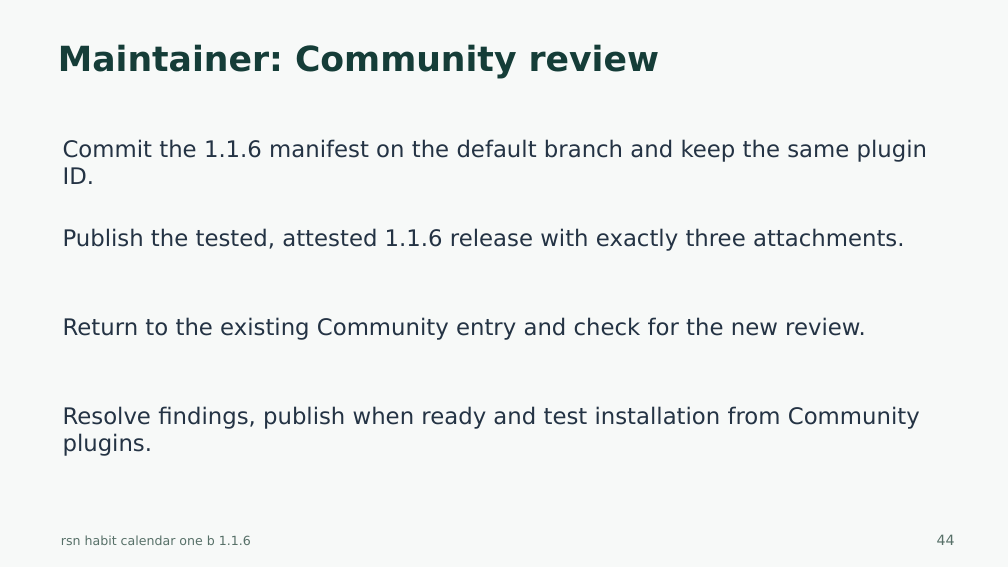
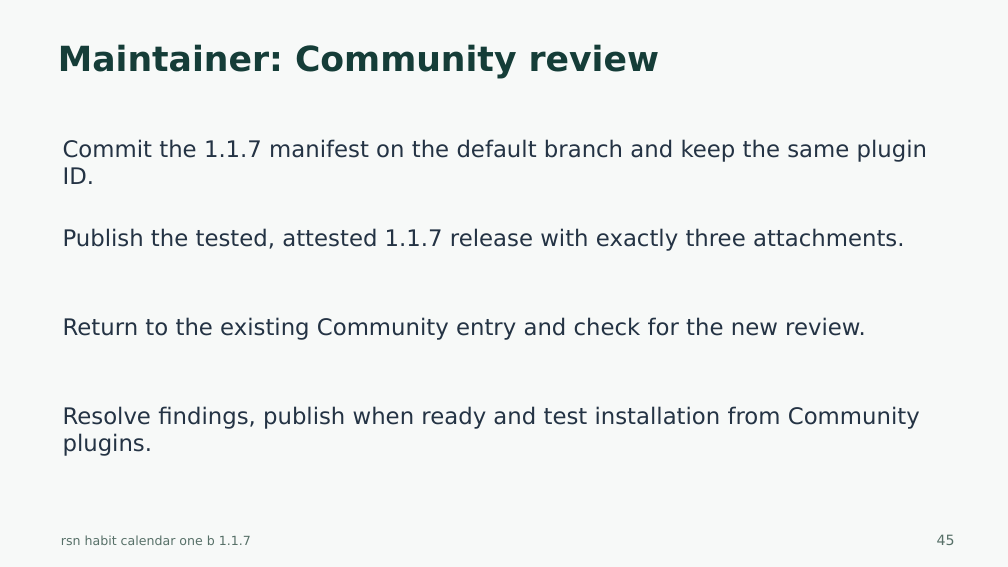
Before and after one commit to harharhari/rsn-habit-tracker-obsidian-plugin, a slide deck: slide 45 of docs/rsn-habit-calendar-one-b-tutorial.pptx (slide 44 before the commit). Drawn at 1008x567 pixels with LibreOffice and Linux fonts; fonts in the diff are those of the drawing. Boxes give left, top, right and bottom in pixels: in the first picture for what was removed or moved away, otherwise in the second. Text is boxed around its words. In the diff, an @@ line names an element or a change of style, - is before the commit and + after.

Commit message:
1. simplification of obsidian plugin 2. version 1.1.7 3. as on 2026-10-26

```diff
--- a/docs/rsn-habit-calendar-one-b-tutorial.pptx
+++ b/docs/rsn-habit-calendar-one-b-tutorial.pptx
@@ text at [63, 139, 927, 184]: text changed @@
-Commit the 1.1.6 manifest on the default branch and keep the same plugin ID.
+Commit the 1.1.7 manifest on the default branch and keep the same plugin ID.
@@ text at [63, 228, 905, 251]: text changed @@
-Publish the tested, attested 1.1.6 release with exactly three attachments.
+Publish the tested, attested 1.1.7 release with exactly three attachments.
@@ text at [61, 535, 251, 545]: text changed @@
-rsn habit calendar one b 1.1.6
+rsn habit calendar one b 1.1.7
@@ text at [937, 534, 955, 545]: text changed @@
-44
+45
```
Also in this commit, not shown: 43 other slides changed, 1 slide added, 34 other files.
